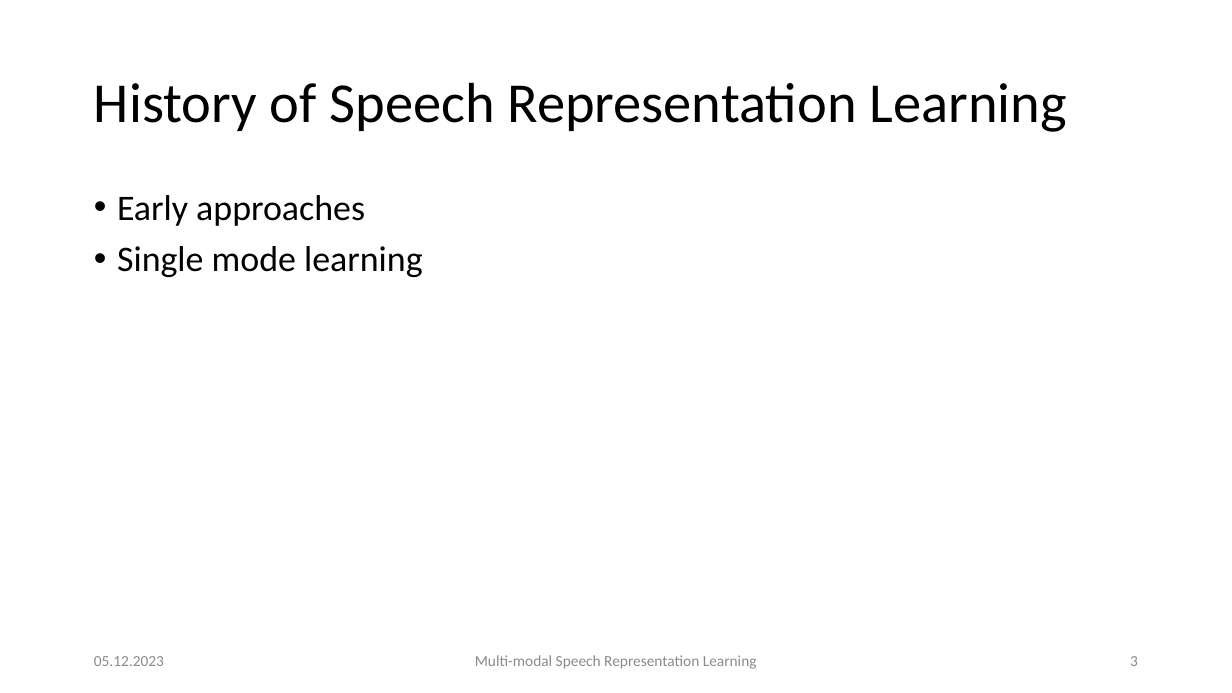
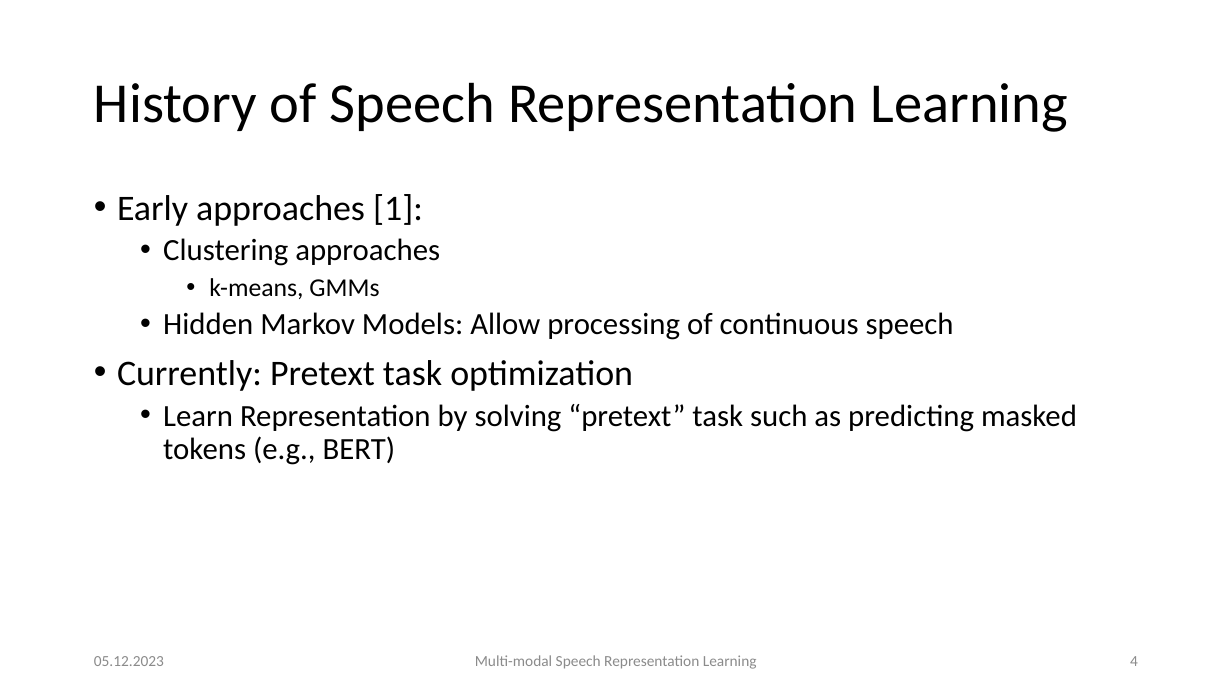
Before and after one commit to carlos-schmidt/nn-seminar, a slide deck: slide 4 of presentation.pptx (slide 3 before the commit). Drawn at 1232x693 pixels with LibreOffice and Linux fonts; fonts in the diff are those of the drawing. Boxes give left, top, right and bottom in pixels: in the first picture for what was removed or moved away, otherwise in the second. Text is boxed around its words. In the diff, an @@ line names an element or a change of style, - is before the commit and + after.

```diff
--- a/presentation.pptx
+++ b/presentation.pptx
@@ text at (117, 194, 1077, 465): text changed; size 28 to 24 pt @@
-• Early approaches
-• Single mode learning
+• Early approaches [1]:
+  • Clustering approaches
+    • k-means, GMMs
+  • Hidden Markov Models: Allow processing of continuous speech
+• Currently: Pretext task optimization
+  • Learn Representation by solving “pretext” task such as predicting masked tokens (e.g., BERT)
@@ page number at (1130, 656, 1138, 666): text changed @@
-3
+4
```
Also in this commit, not shown: 19 other slides changed, 5 slides added, 10 other files.
